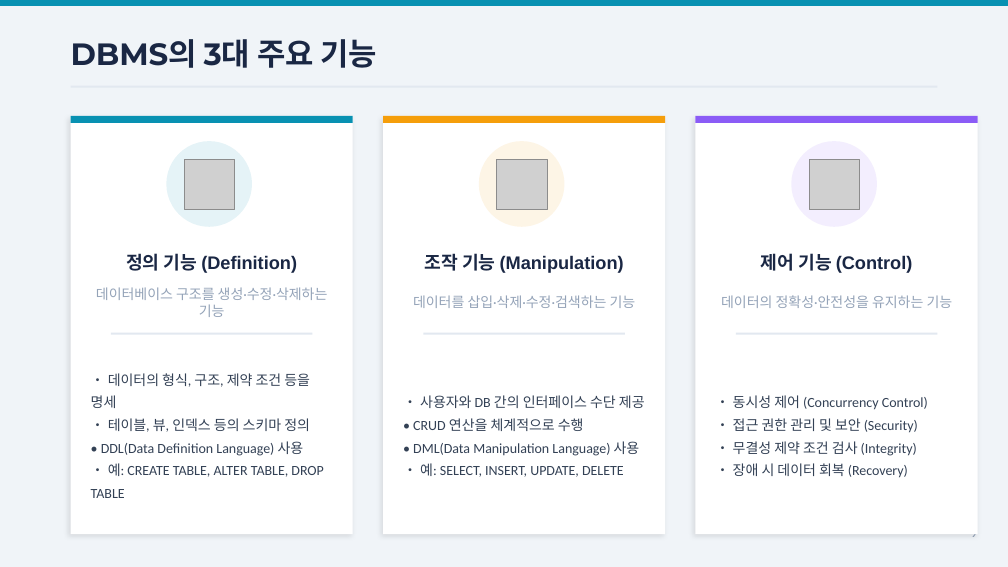
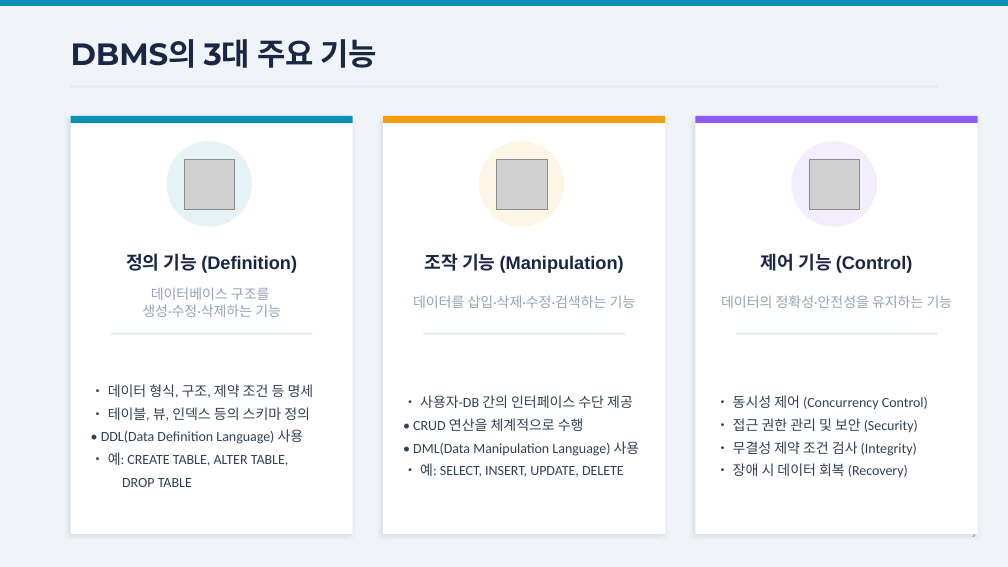
Before and after one commit to Sangdon-Park/Sangdon-Park.github.io, a slide deck: slide 9 of data/DB시스템/2장_데이터베이스_관리시스템.pptx. Drawn at 1008x567 pixels with LibreOffice and Linux fonts; fonts in the diff are those of the drawing; grey boxes stand for pictures. Boxes give left, top, right and bottom in pixels: in the first picture for what was removed or moved away, otherwise in the second. Text is boxed around its words. In the diff, an @@ line names an element or a change of style, - is before the commit and + after.

```diff
--- a/data/DB시스템/2장_데이터베이스_관리시스템.pptx
+++ b/data/DB시스템/2장_데이터베이스_관리시스템.pptx
@@ text "데이터베이스 구조를 생성·수정·삭제하는 기능" rewrapped from box(96, 287, 328, 317) to box(142, 287, 281, 317) @@
@@ text at box(108, 384, 314, 398): text changed @@
-• 데이터의 형식, 구조, 제약 조건 등을 명세
+• 데이터 형식, 구조, 제약 조건 등 명세
@@ text at box(420, 395, 633, 408): text changed @@
-• 사용자와 DB 간의 인터페이스 수단 제공
+• 사용자-DB 간의 인터페이스 수단 제공
```
Also in this commit, not shown: 5 other slides changed.
